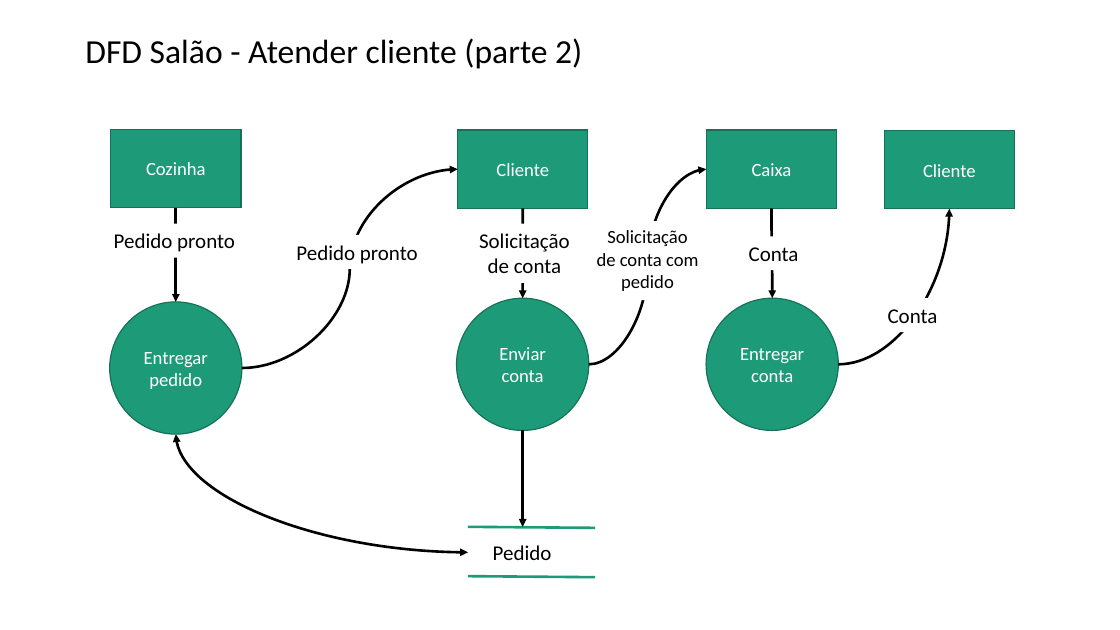
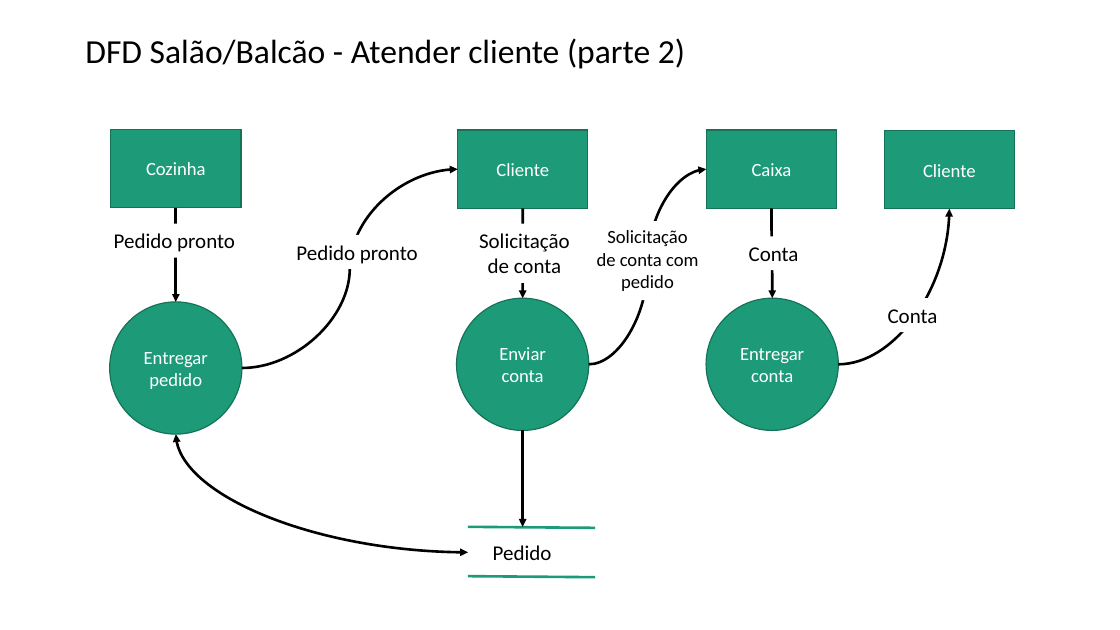
Before and after one commit to faconta/OPE, a slide deck: slide 2 of Artefatos/16. Diagramas de Fluxo de Dados.pptx. Drawn at 1120x630 pixels with LibreOffice and Linux fonts; fonts in the diff are those of the drawing. Boxes give left, top, right and bottom in pixels: in the first picture for what was removed or moved away, otherwise in the second. Text is boxed around its words. In the diff, an @@ line names an element or a change of style, - is before the commit and + after.

```diff
--- a/Artefatos/16. Diagramas de Fluxo de Dados.pptx
+++ b/Artefatos/16. Diagramas de Fluxo de Dados.pptx
@@ title at (85, 38, 685, 69): text changed @@
-DFD Salão - Atender cliente (parte 2)
+DFD Salão/Balcão - Atender cliente (parte 2)
```
Also in this commit, not shown: 2 other slides changed, 2 slides removed, 2 other files.
